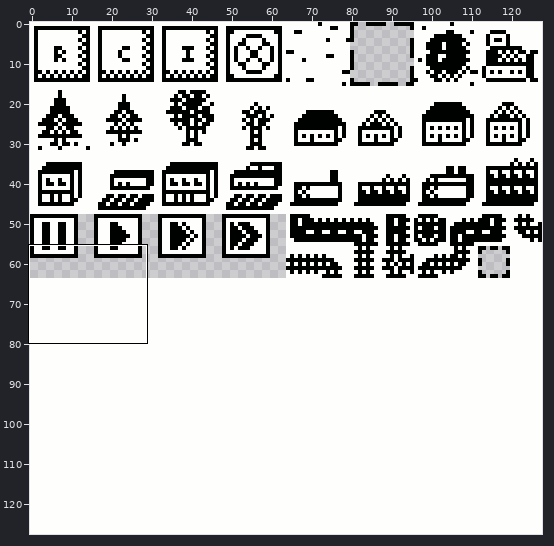
File history of a sprite sheet, assets/spritesheet.png. Above: a wide view before the commit, with the close-up outlined.
Close-up. As it was:
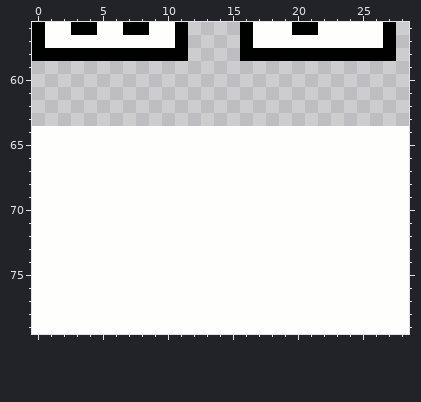
The file is 128x128 pixels. Shown: x 0..28, y 56..79.
After:
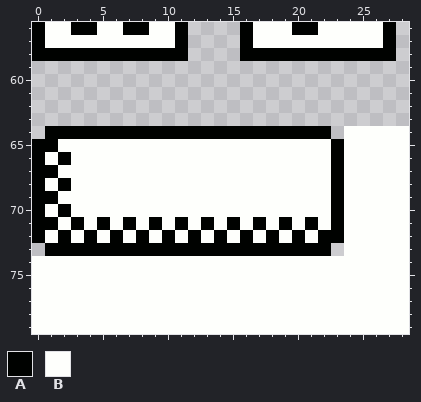
Palette (. is transparent): A #000200  B #fefffc
The exact change:
Changed rows in their new state; - is an unchanged pixel.
first column x 0:
64 .AAAAAAAAAAAAAAAAAAAAAA.
65 AA---------------------A
66 A-A--------------------A
67 AA---------------------A
68 A-A--------------------A
69 AA---------------------A
70 A-A--------------------A
71 AA-A-A-A-A-A-A-A-A-A-A-A
72 A-A-A-A-A-A-A-A-A-A-A-AA
73 .AAAAAAAAAAAAAAAAAAAAAA.
Boxes around the changes in both close-ups, in picture pixels (x1, y1, x2, y2):
changed: (32, 126, 344, 256)
